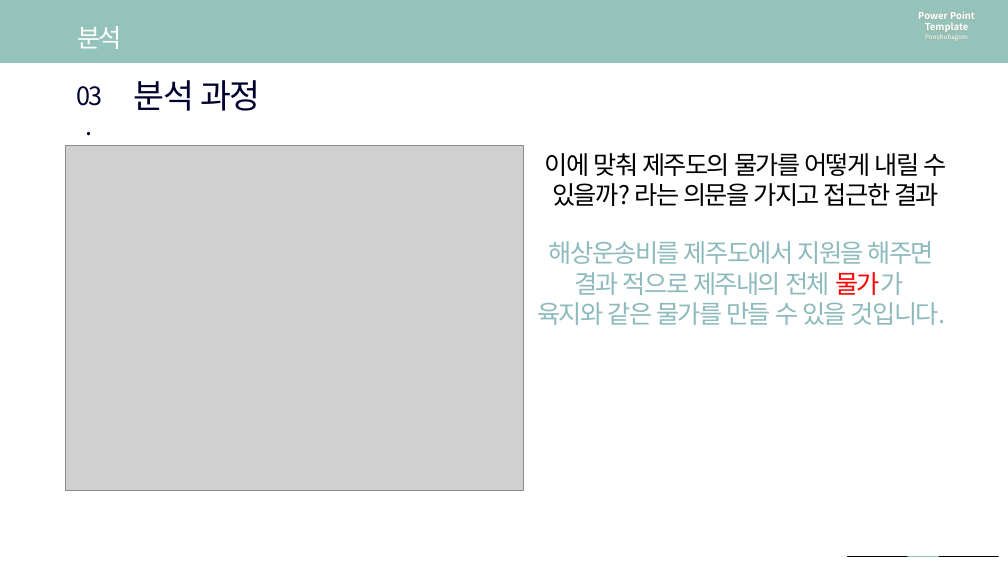
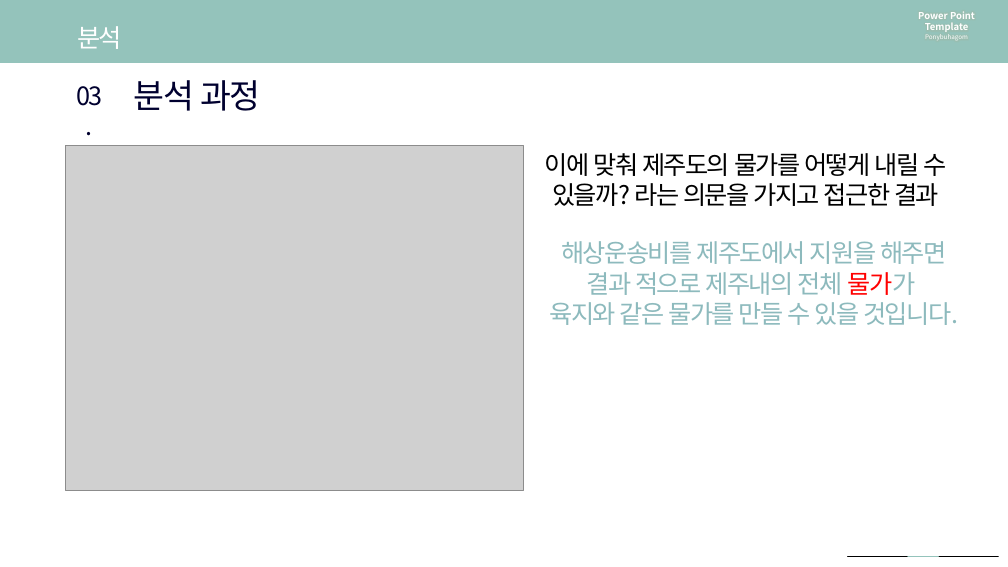
Before and after one commit to so-jeong0127/6-project, a slide deck: slide 20 of 6조 최종 PPT.pptx (slide 18 before the commit). Drawn at 1008x567 pixels with LibreOffice and Linux fonts; fonts in the diff are those of the drawing; grey boxes stand for pictures. Boxes give left, top, right and bottom in pixels: in the first picture for what was removed or moved away, otherwise in the second. Text is boxed around its words. In the diff, an @@ line names an element or a change of style, - is before the commit and + after.

```diff
--- a/6조 최종 PPT.pptx
+++ b/6조 최종 PPT.pptx
@@ text "해상운송비를 제주도에서 지원을 해주면": place and size @@
-text "해상운송비를 제주도에서 지원을 해주면" at bbox=[537, 241, 946, 325]
+text "해상운송비를 제주도에서 지원을 해주면" at bbox=[550, 241, 958, 325]
```
Also in this commit, not shown: 9 other slides changed, 4 slides added, 3 slides removed, 13 other files.
